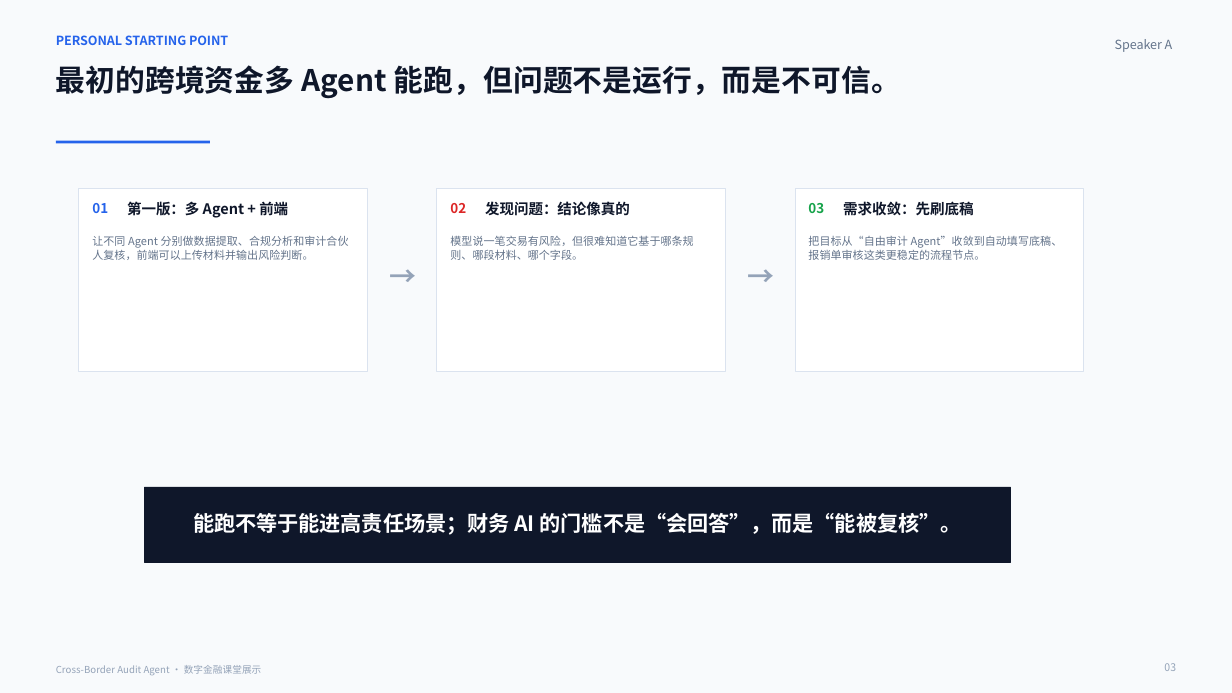
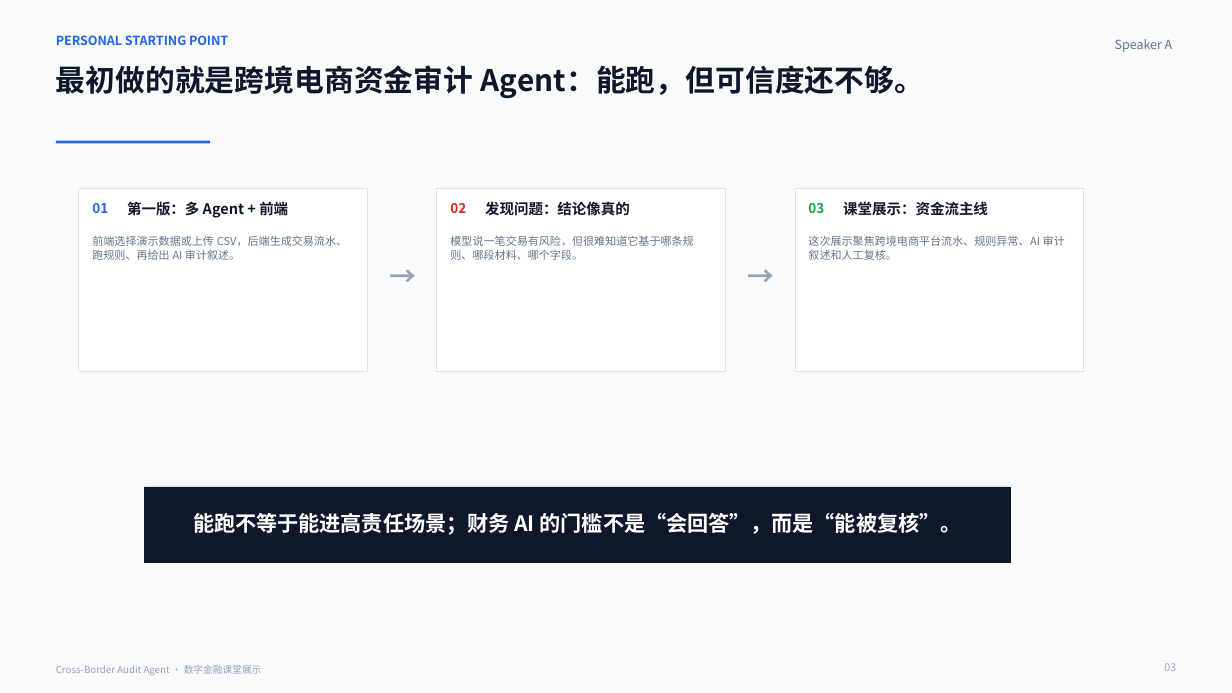
Before and after one commit to wangzichang224-design/cross_border_audit_agent, a slide deck: slide 3 of deliverables/cross-border-audit-agent-class-demo.pptx. Drawn at 1232x693 pixels with LibreOffice and Linux fonts; fonts in the diff are those of the drawing. Boxes give left, top, right and bottom in pixels: in the first picture for what was removed or moved away, otherwise in the second. Text is boxed around its words. In the diff, an @@ line names an element or a change of style, - is before the commit and + after.

```diff
--- a/deliverables/cross-border-audit-agent-class-demo.pptx
+++ b/deliverables/cross-border-audit-agent-class-demo.pptx
@@ text at (x1=56, y1=65, x2=924, y2=99): text changed @@
-最初的跨境资金多 Agent 能跑，但问题不是运行，而是不可信。
+最初做的就是跨境电商资金审计 Agent：能跑，但可信度还不够。
@@ text at (x1=843, y1=201, x2=988, y2=216): text changed @@
-需求收敛：先刷底稿
+课堂展示：资金流主线
@@ text at (x1=92, y1=236, x2=347, y2=260): text changed @@
-让不同 Agent 分别做数据提取、合规分析和审计合伙人复核，前端可以上传材料并输出风险判断。
+前端选择演示数据或上传 CSV，后端生成交易流水、跑规则、再给出 AI 审计叙述。
@@ text at (x1=808, y1=236, x2=1065, y2=260): text changed @@
-把目标从“自由审计 Agent”收敛到自动填写底稿、报销单审核这类更稳定的流程节点。
+这次展示聚焦跨境电商平台流水、规则异常、AI 审计叙述和人工复核。
```
Also in this commit, not shown: 8 other slides changed, 13 other files.
